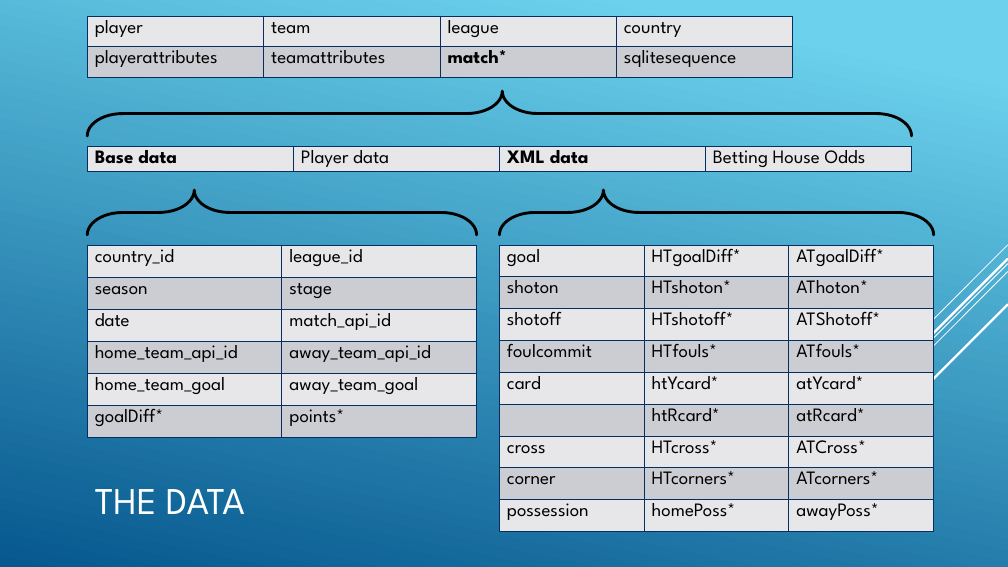
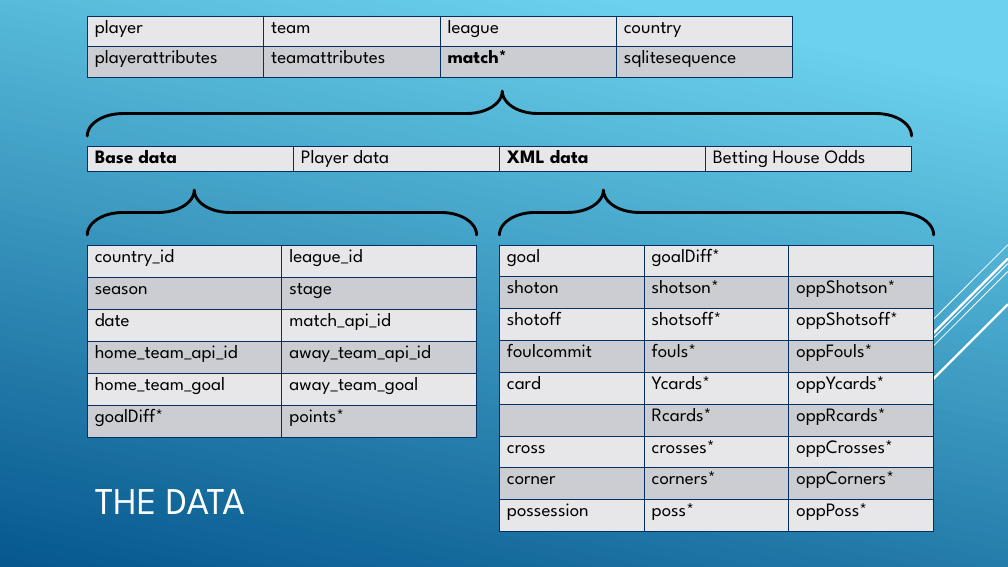
Before and after one commit to flippinuke/ProjectSoccer, a slide deck: slide 4 of SoccerSlideDeck.pptx. Drawn at 1008x567 pixels with LibreOffice and Linux fonts; fonts in the diff are those of the drawing. Boxes give left, top, right and bottom in pixels: in the first picture for what was removed or moved away, otherwise in the second. Text is boxed around its words. In the diff, an @@ line names an element or a change of style, - is before the commit and + after.

```diff
--- a/SoccerSlideDeck.pptx
+++ b/SoccerSlideDeck.pptx
@@ table at [500, 245, 933, 532] @@
-row 1, column 2: HTgoalDiff*
+row 1, column 2: goalDiff*
-row 1, column 3: ATgoalDiff*
+row 1, column 3: 
-row 2, column 2: HTshoton*
+row 2, column 2: shotson*
-row 2, column 3: AThoton*
+row 2, column 3: oppShotson*
-row 3, column 2: HTshotoff*
+row 3, column 2: shotsoff*
-row 3, column 3: ATShotoff*
+row 3, column 3: oppShotsoff*
-row 4, column 2: HTfouls*
+row 4, column 2: fouls*
-row 4, column 3: ATfouls*
+row 4, column 3: oppFouls*
-row 5, column 2: htYcard*
+row 5, column 2: Ycards*
-row 5, column 3: atYcard*
+row 5, column 3: oppYcards*
-row 6, column 2: htRcard*
+row 6, column 2: Rcards*
-row 6, column 3: atRcard*
+row 6, column 3: oppRcards*
-row 7, column 2: HTcross*
+row 7, column 2: crosses*
-row 7, column 3: ATCross*
+row 7, column 3: oppCrosses*
-row 8, column 2: HTcorners*
+row 8, column 2: corners*
-row 8, column 3: ATcorners*
+row 8, column 3: oppCorners*
-row 9, column 2: homePoss*
+row 9, column 2: poss*
-row 9, column 3: awayPoss*
+row 9, column 3: oppPoss*
```
Also in this commit, not shown: 6 other slides changed, 3 slides added, 1 slide removed, 3 other files.
